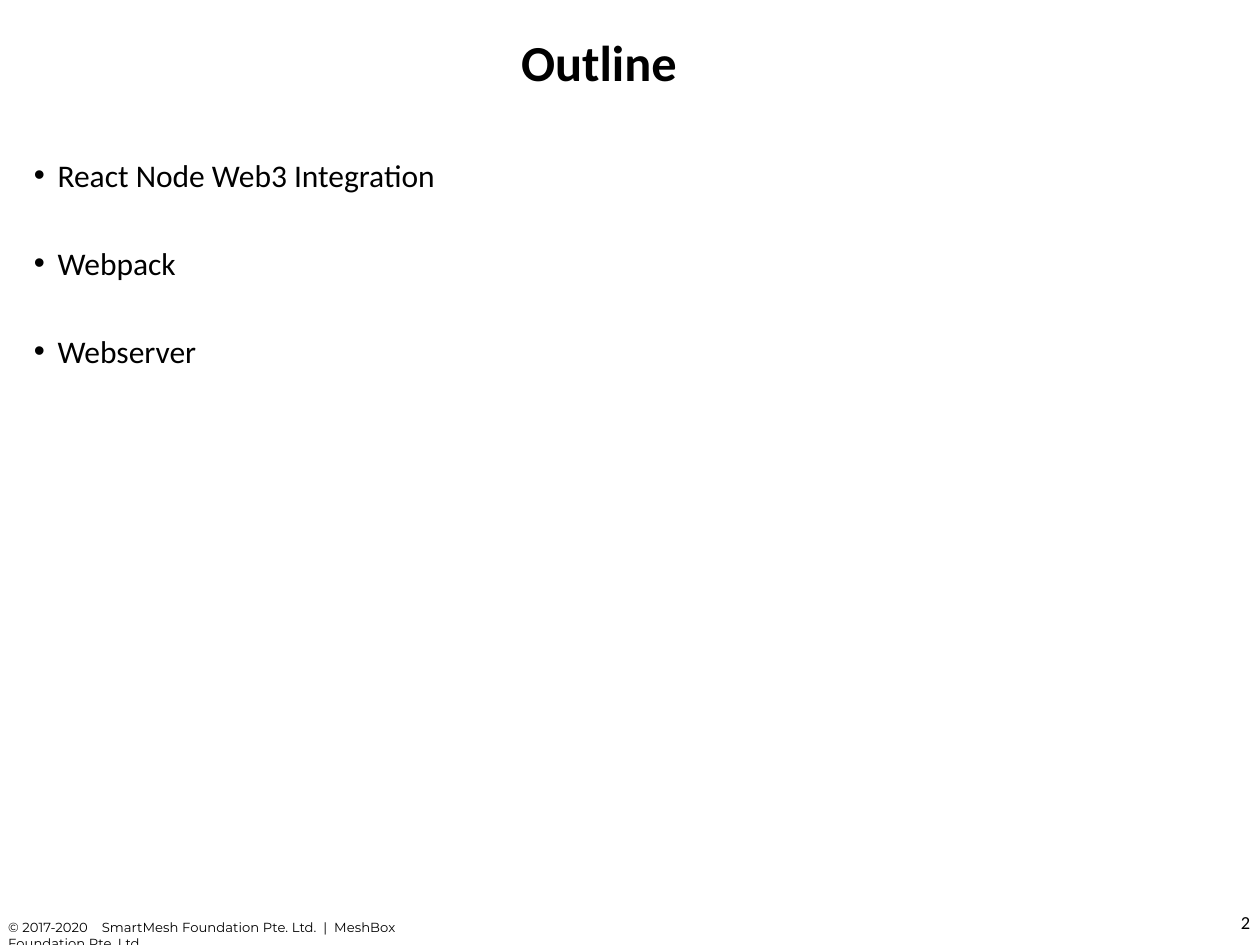
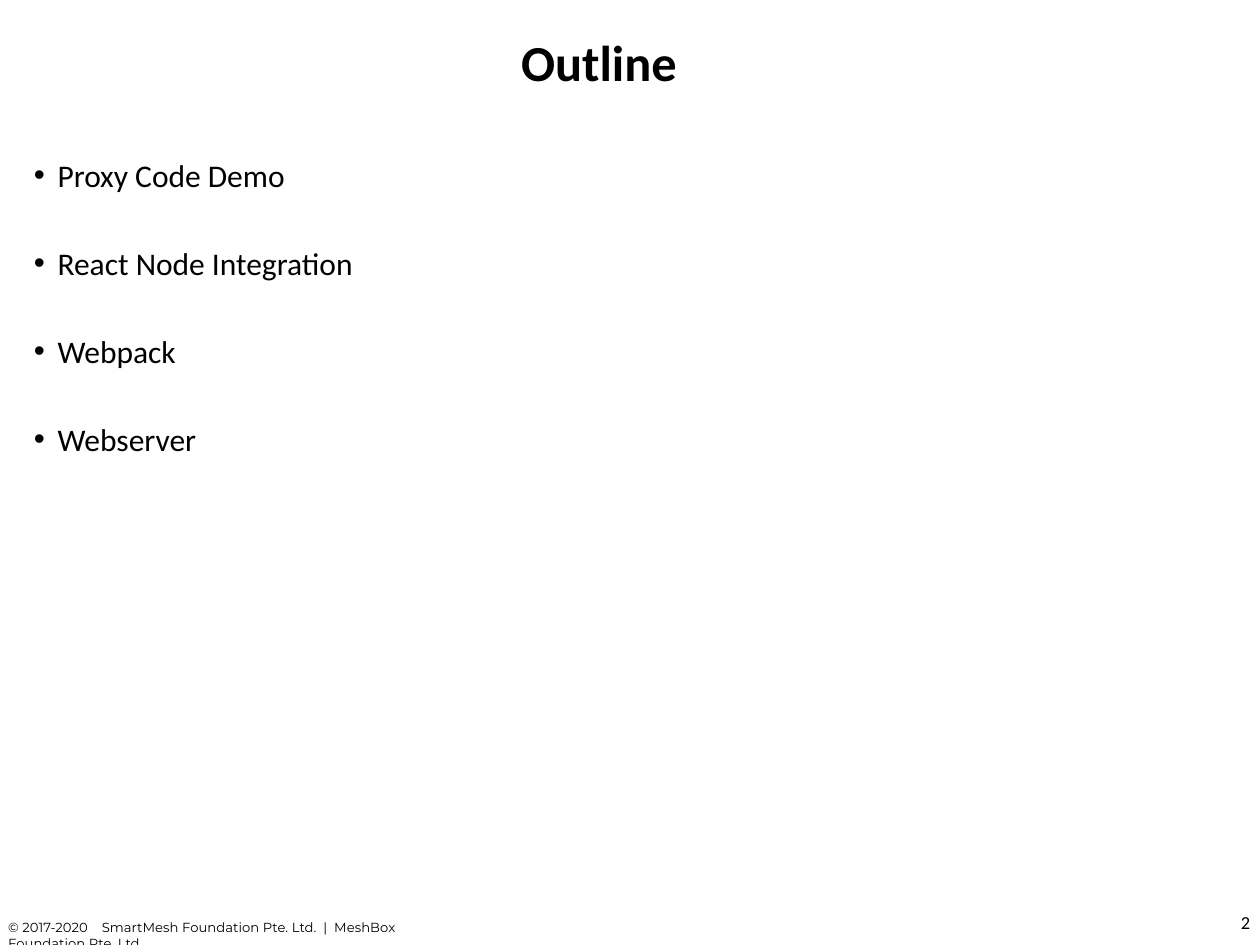
Before and after one commit to chuacw/SGUS-Slides, a slide deck: slide 2 of BCI - Batch2 - Day12 - Webpack http server and production.pptx. Drawn at 1260x945 pixels with LibreOffice and Linux fonts; fonts in the diff are those of the drawing. Boxes give left, top, right and bottom in pixels: in the first picture for what was removed or moved away, otherwise in the second. Text is boxed around its words. In the diff, an @@ line names an element or a change of style, - is before the commit and + after.

```diff
--- a/BCI - Batch2 - Day12 - Webpack http server and production.pptx
+++ b/BCI - Batch2 - Day12 - Webpack http server and production.pptx
@@ text at box(58, 165, 353, 281): text changed @@
-• React Node Web3 Integration
+• Proxy Code Demo
+• React Node Integration
```
Also in this commit, not shown: 4 other slides changed, 4 slides added, 7 other files.
